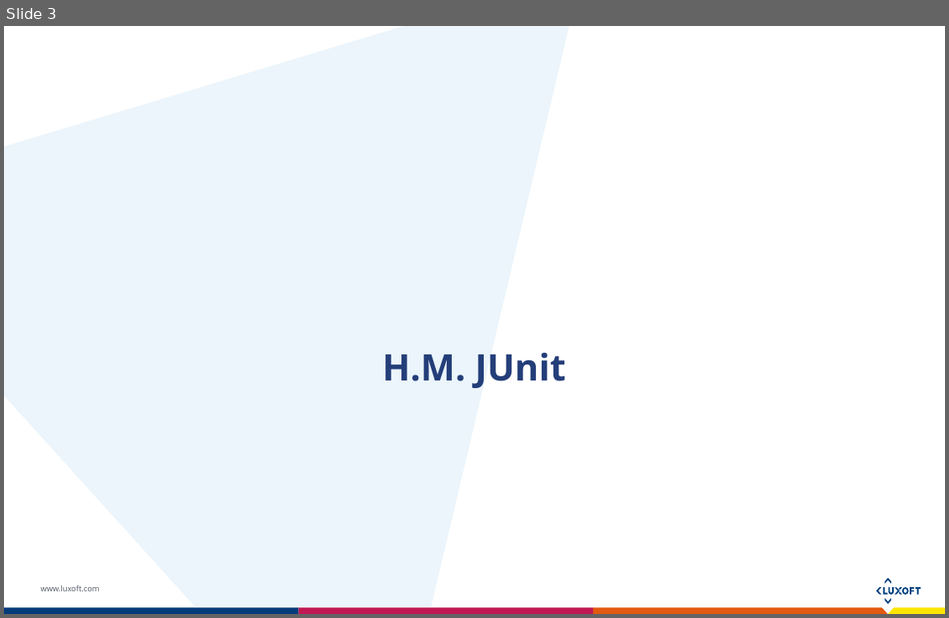
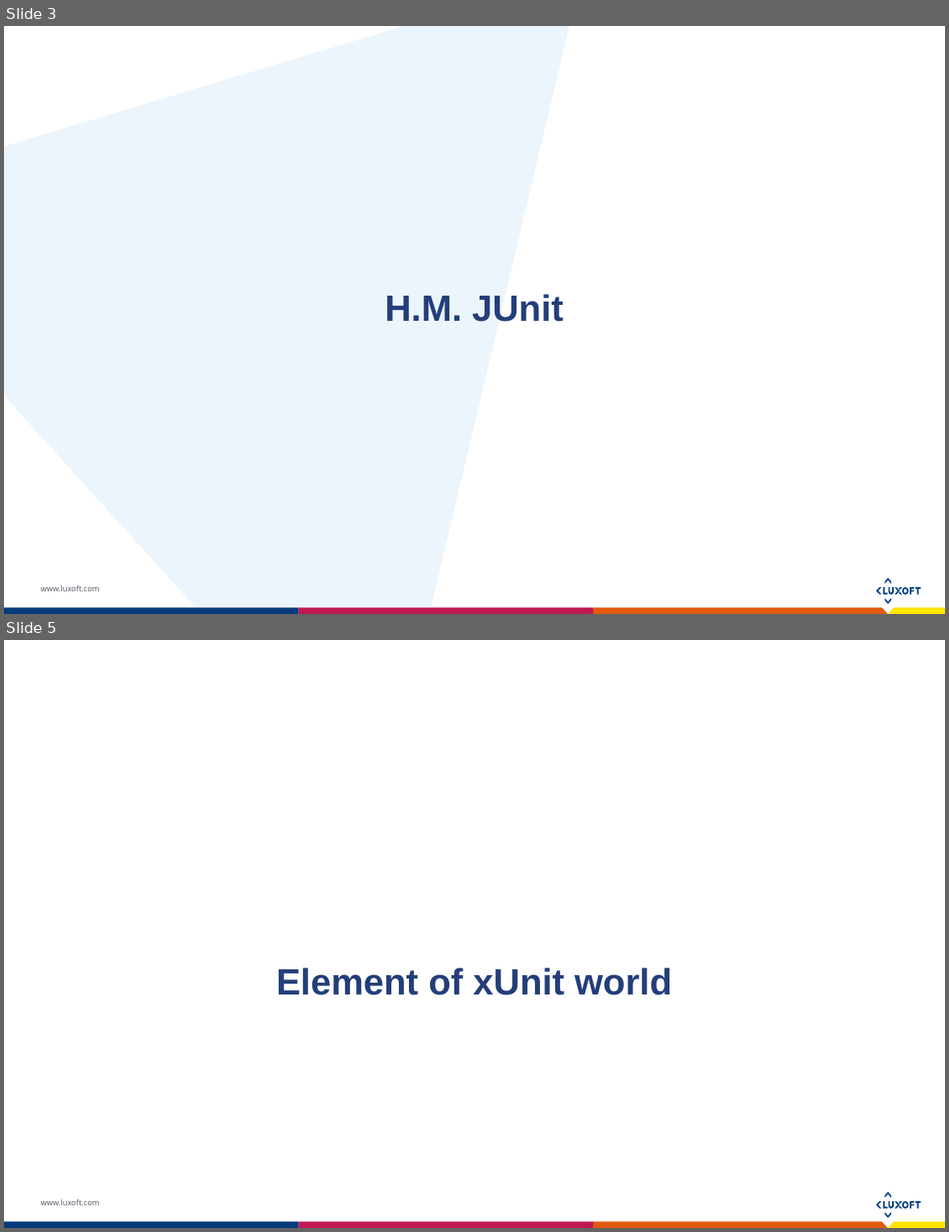
Before and after one commit to Koziolek/junit5-holy-grail-of-units-tests, a slide deck: junit5-luxoft-logeek-version.pptx. Shown one above the other, each under a label of ours: slide 3 before the commit, slides 3 and 5 after it; the slides between them are not shown. The pictures are 949x618 and 949x1232 pixels, drawn with LibreOffice and Linux fonts; fonts in the diff are those of the drawing. Boxes give left, top, right and bottom in pixels: in the first picture for what was removed or moved away, otherwise in the second. Text is boxed around its words. In the diff, an @@ line names an element or a change of style, - is before the commit and + after.

```diff
--- a/junit5-luxoft-logeek-version.pptx
+++ b/junit5-luxoft-logeek-version.pptx
@@ slide 5 added at (4,640,945,1228), background #FFFFFF; not listed: 16 template elements that a slide beside it also shows @@
@@ title added at (276,968,672,995), 28 pt, text #243E79, bold @@
+Element of xUnit world
@@ slide 3 changed as well @@
@@ title "H.M. JUnit": place and size @@
-title "H.M. JUnit" at (382,353,566,389)
+title "H.M. JUnit" at (385,294,563,322)
@@ title "H.M. JUnit" at (385,294,563,322): font Open Sans to Arial @@
```
Also in this commit, not shown: 8 other slides changed, 3 other slides added, 2 slides removed, 2 other files.
